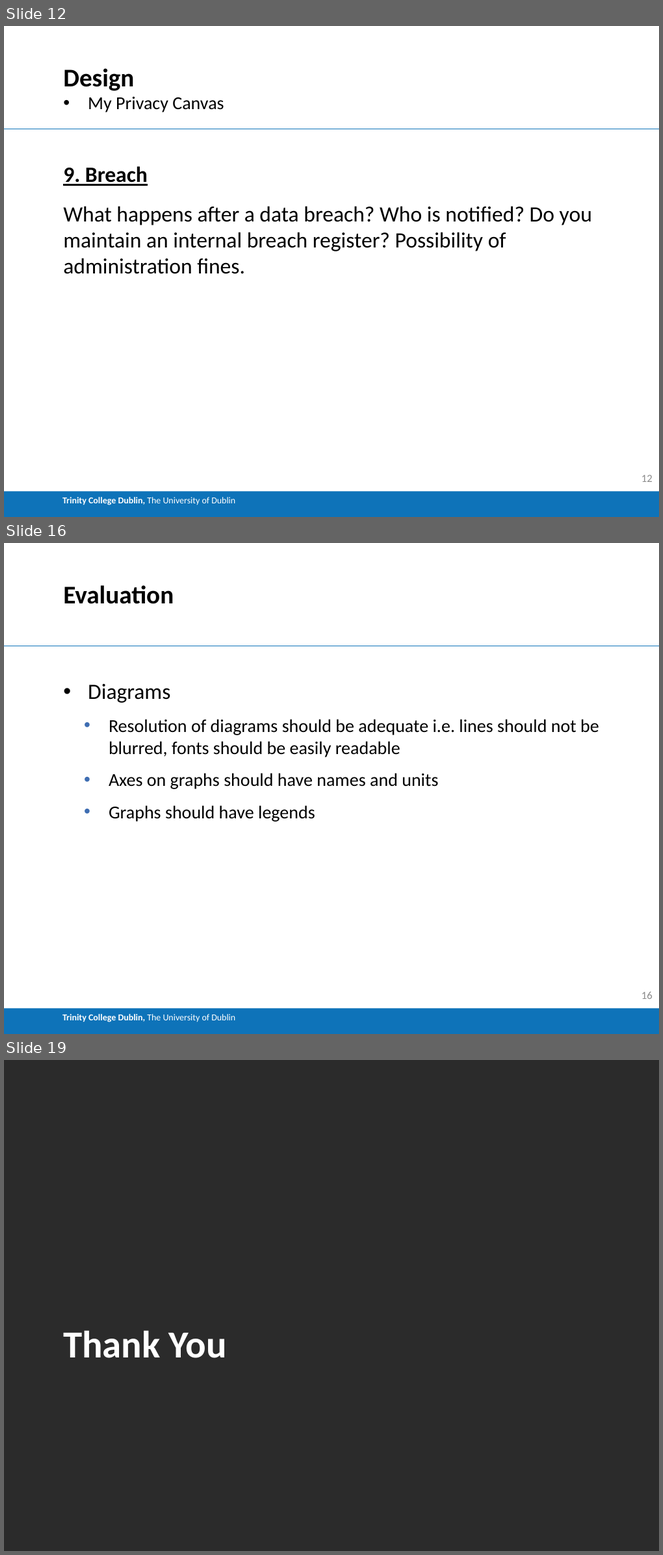
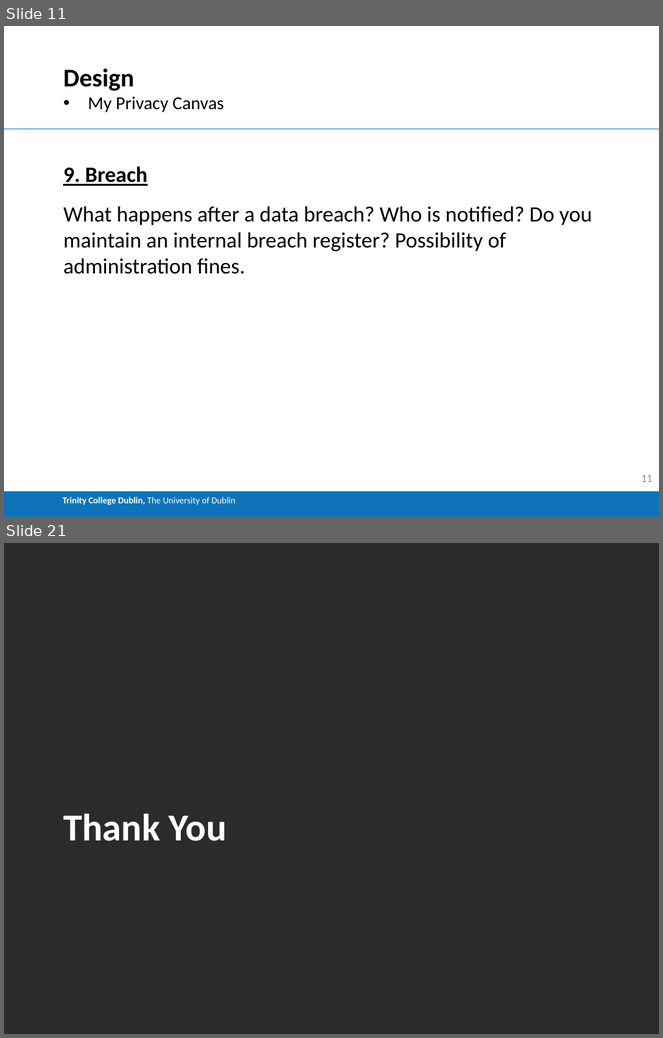
Before and after one commit to Buckley258/FYP, a slide deck: FYP_Demo.pptx. Shown one above the other, each under a label of ours: slides 12, 16 and 19 before the commit, slides 11 and 21 after it; the slides between them are not shown. The pictures are 663x1555 and 663x1038 pixels, drawn with LibreOffice and Linux fonts; fonts in the diff are those of the drawing; background and template pictures are left out; a plain dark background stands for a picture behind light text. Boxes give left, top, right and bottom in pixels: in the first picture for what was removed or moved away, otherwise in the second. Text is boxed around its words. In the diff, an @@ line names an element or a change of style, - is before the commit and + after.

```diff
--- a/FYP_Demo.pptx
+++ b/FYP_Demo.pptx
@@ slide 16 removed at bbox=[4, 543, 659, 1034], background #FFFFFF; not listed: 2 template elements that a slide beside it also shows @@
@@ title removed at bbox=[63, 585, 174, 604] @@
-Evaluation
@@ text removed at bbox=[88, 684, 599, 822] @@
-• Diagrams
-  • Resolution of diagrams should be adequate i.e. lines should not be blurred, fonts should be easily readable
-  • Axes on graphs should have names and units
-  • Graphs should have legends
@@ page number removed at bbox=[642, 992, 653, 999] @@
-16
@@ what was slide 12 is now slide 11 @@
@@ page number at bbox=[642, 475, 653, 482]: text changed @@
-12
+11
@@ what was slide 19 is now slide 21 @@
```
Also in this commit, not shown: 5 slides changed, 6 slides added, 5 other slides removed, 10 other files.
